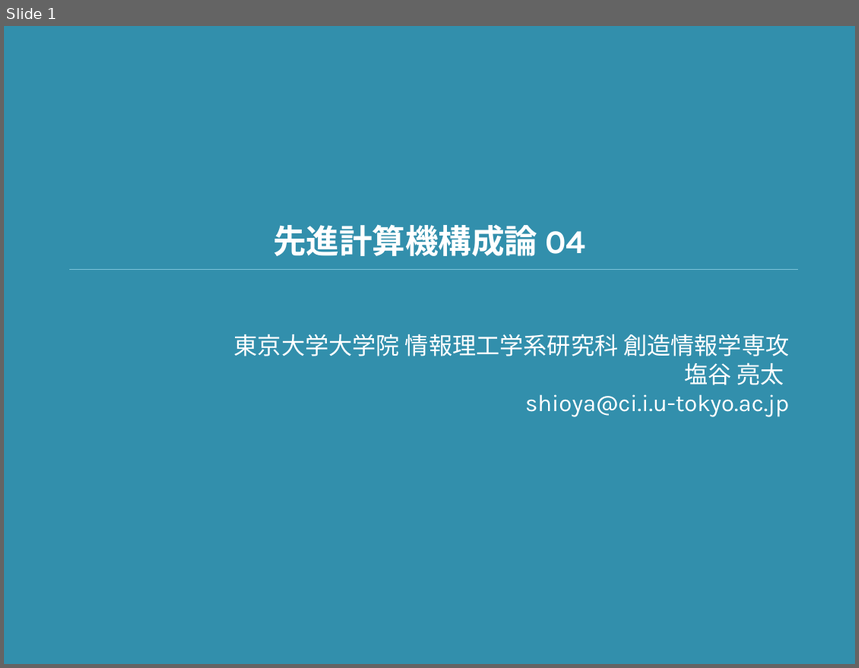
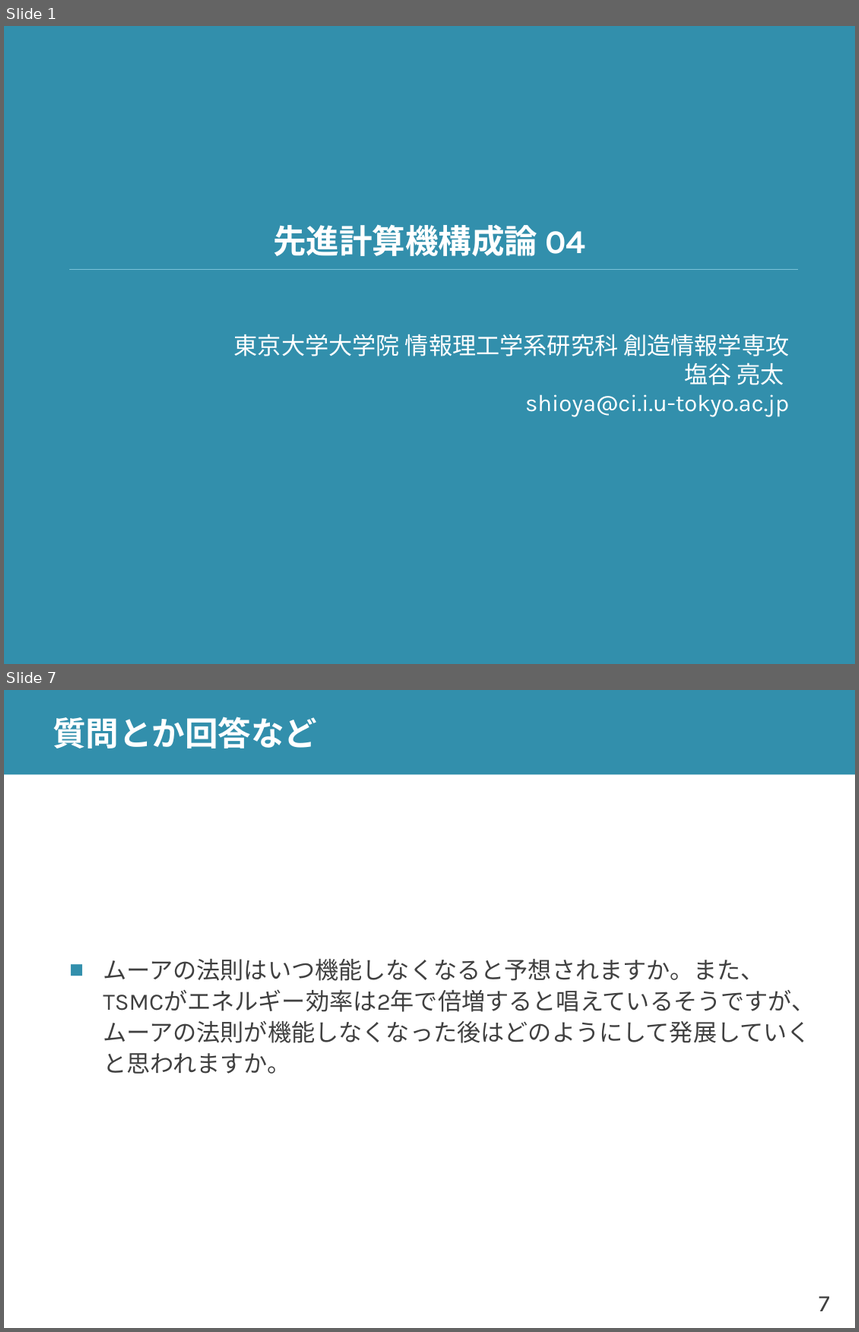
Before and after one commit to shioyadan/advanced-computer-organization, a slide deck: aco-shioya-04.pptx. Shown one above the other, each under a label of ours: slide 1 before the commit, slides 1 and 7 after it; the slides between them are not shown. The pictures are 859x668 and 859x1332 pixels, drawn with LibreOffice and Linux fonts; fonts in the diff are those of the drawing. Boxes give left, top, right and bottom in pixels: in the first picture for what was removed or moved away, otherwise in the second. Text is boxed around its words. In the diff, an @@ line names an element or a change of style, - is before the commit and + after.

```diff
--- a/aco-shioya-04.pptx
+++ b/aco-shioya-04.pptx
@@ slide 7 added at (x1=4, y1=690, x2=855, y2=1328), background #FFFFFF @@
@@ rectangle added at (x1=4, y1=690, x2=855, y2=774), fill #328FAC @@
@@ title added at (x1=53, y1=717, x2=317, y2=749), 28 pt, text #FFFFFF, bold @@
+質問とか回答など
@@ text added at (x1=103, y1=959, x2=815, y2=1074), 20 pt, text #404040 @@
+■ ムーアの法則はいつ機能しなくなると予想されますか。また、TSMCがエネルギー効率は2年で倍増すると唱えているそうですが、ムーアの法則が機能しなくなった後はどのようにして発展していくと思われますか。
@@ page number added at (x1=819, y1=1296, x2=830, y2=1312), 20 pt, text #404040 @@
+7
```
Also in this commit, not shown: 4 slides changed, 19 other slides added, 1 other file.
